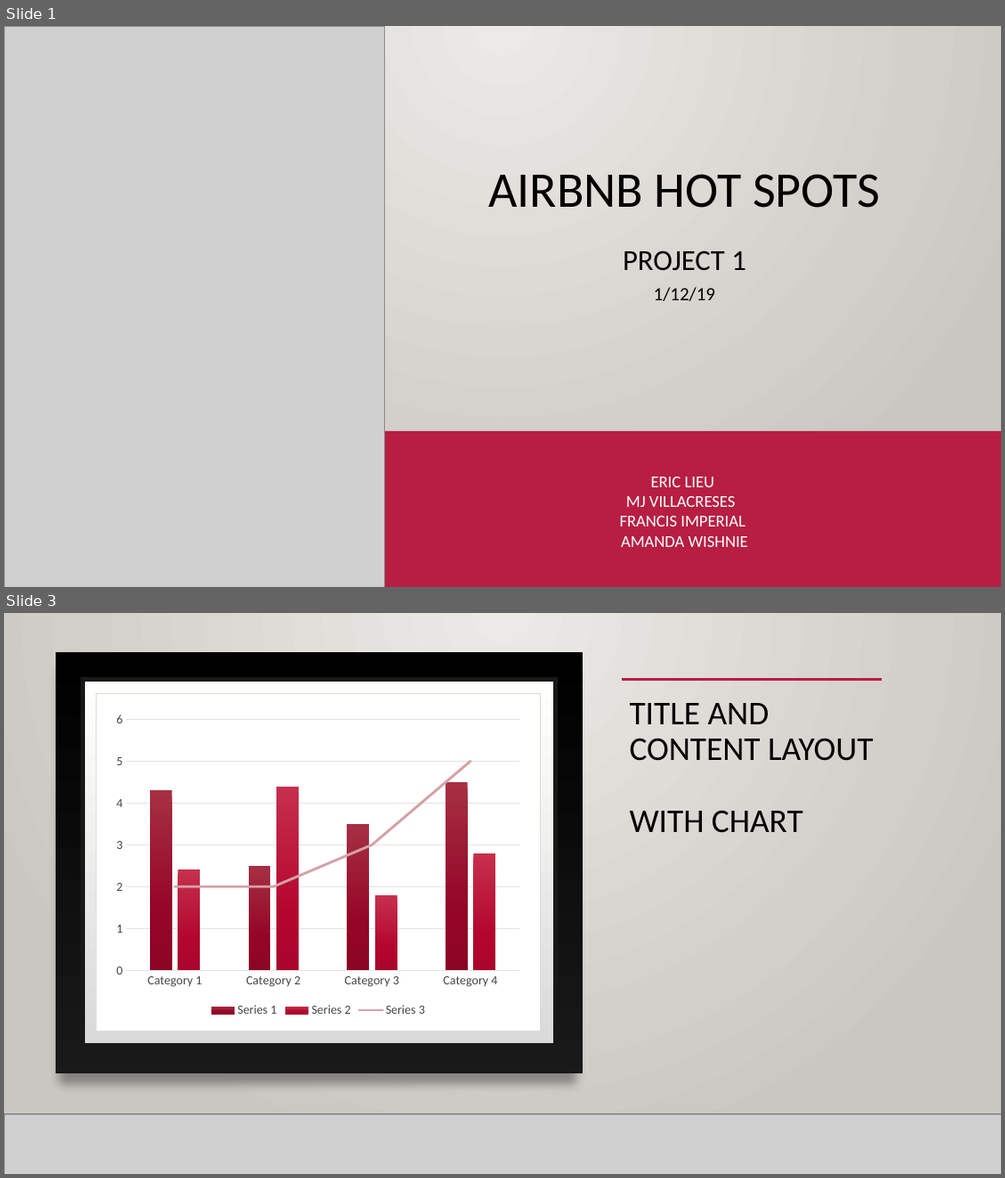
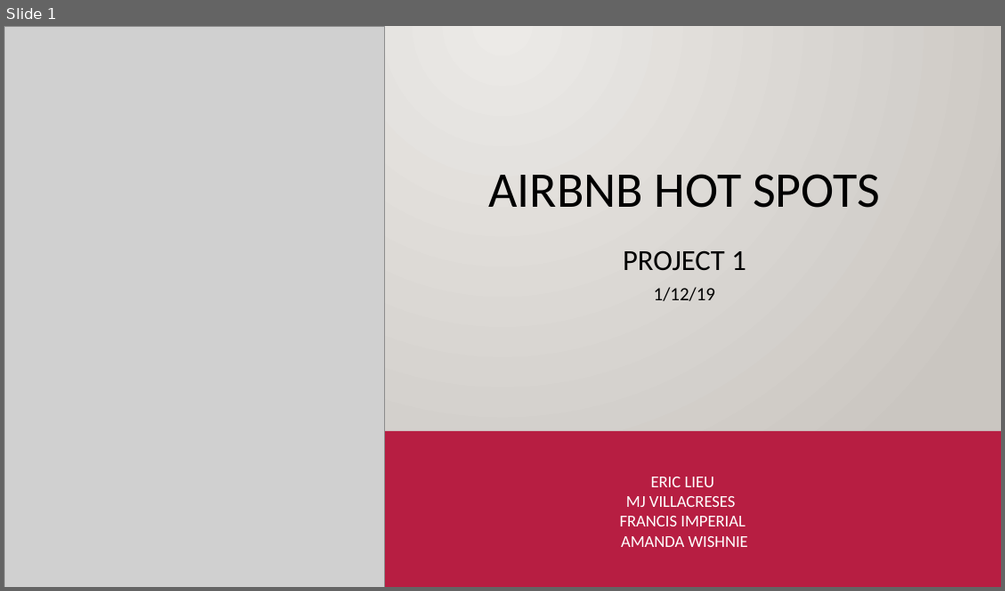
Before and after one commit to mjvillacresesn/Airbnb, a slide deck: AirBnB_HotSpots.pptx. Shown one above the other, each under a label of ours: slides 1 and 3 before the commit, slide 1 after it; the slides between them are not shown. The pictures are 1005x1178 and 1005x591 pixels, drawn with LibreOffice and Linux fonts; fonts in the diff are those of the drawing; grey boxes stand for pictures; background and template pictures are left out. Boxes give left, top, right and bottom in pixels: in the first picture for what was removed or moved away, otherwise in the second. Text is boxed around its words. In the diff, an @@ line names an element or a change of style, - is before the commit and + after.

```diff
--- a/AirBnB_HotSpots.pptx
+++ b/AirBnB_HotSpots.pptx
@@ slide 3 removed at box(4, 613, 1001, 1174), background #FFFFFF; not listed: 2 template elements that a slide beside it also shows @@
@@ rectangle removed at box(4, 613, 1001, 1174) @@
@@ rectangle removed at box(56, 653, 582, 1074) @@
@@ rectangle removed at box(82, 680, 555, 1045) @@
@@ line removed from (622, 679) to (882, 679) @@
@@ rectangle removed at box(96, 693, 540, 1031) @@
@@ column chart removed at box(108, 706, 528, 1021) @@
-categories: Category 1, Category 2, Category 3, Category 4
-Series 1: 4.3, 2.5, 3.5, 4.5
-Series 2: 2.4, 4.4, 1.8, 2.8
-Series 3: 2, 2, 3, 5
@@ title removed at box(630, 703, 873, 833) @@
-TITLE AND CONTENT LAYOUT
-WITH CHART
@@ line removed from (123, 764) to (908, 764) @@
@@ picture removed at box(4, 1114, 1001, 1174) @@
@@ line removed from (4, 1114) to (1001, 1114) @@
```
Also in this commit, not shown: 1 slide changed, 3 slides added, 7 other slides removed.
